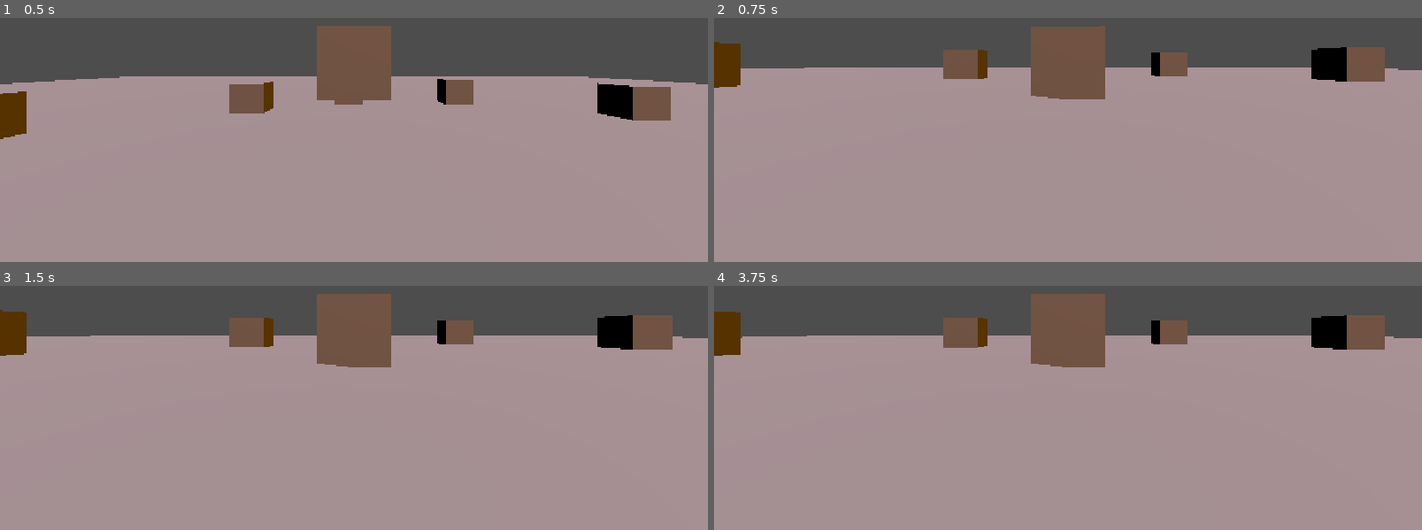
Above: before the commit, frames 1-4 (two rows, left to right).
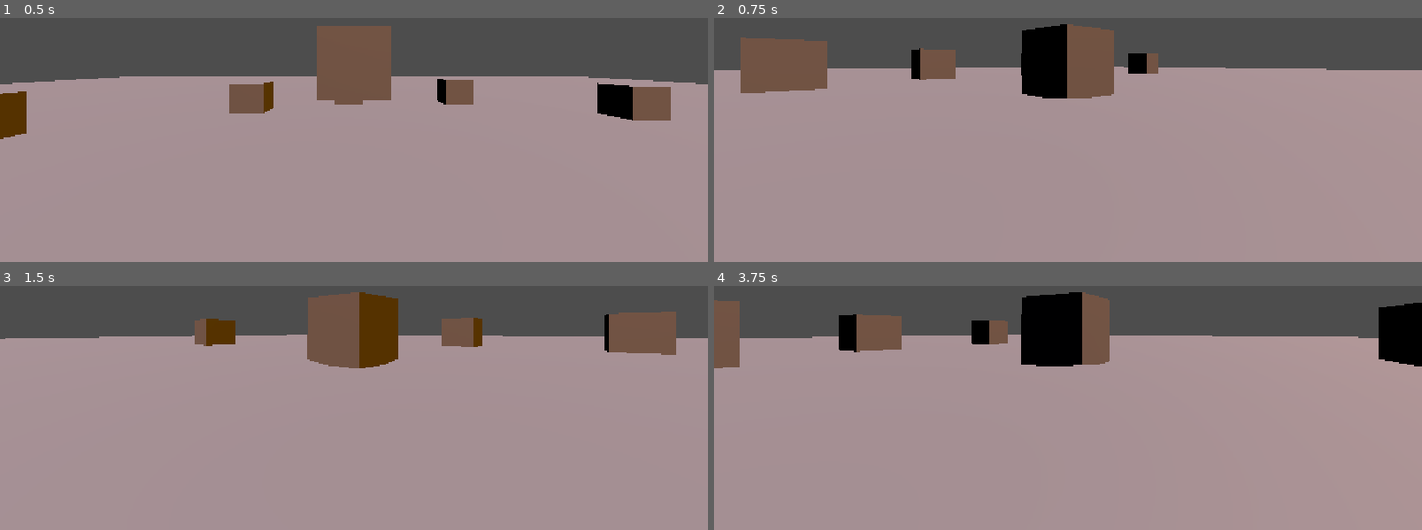
Above: after the commit, the same moments.

Repository: Sgedelta/orbscape
Game: Godot game, scene res://assets/random_bs_go/testing_deforming.tscn
Same seed, same stepped clock (60 frames per second), same inputs: the game is played once before the commit and once after it. The project has no main scene, so this scene is started directly.
Inputs (mouse positions are in pixels of both pictures, inside the frame that each line leads up to):
- Up to frame 1 (0.5 s): no input
- Up to frame 2 (0.75 s): tap Enter at 0.5 s; move the mouse to (1223, 42) at 0.52 s; tap Mouse wheel down (backward) at 0.6 s; click (1223, 42) at 0.67 s
- Up to frame 3 (1.5 s): tap Space at 1.25 s; move the mouse to (212, 351) at 1.27 s; tap Mouse wheel up (forward) at 1.35 s; click (212, 351) at 1.42 s
- Up to frame 4 (3.75 s): tap Enter at 2, 3.5 s; move the mouse to (outside the picture) at 2.02 s; tap Mouse wheel down (backward) at 2.1, 3.6 s; click (outside the picture) at 2.17 s; tap Space at 2.75 s; move the mouse to (1032, 410) at 2.77 s; tap Mouse wheel up (forward) at 2.85 s; click (1032, 410) at 2.92 s; move the mouse to (1280, 390) at 3.52 s; click (1280, 390) at 3.67 s

Frame 1 is identical in both runs. In frame 2, 8.9% of the frame differs, in the area x 0-97%, y 2-34%; in frame 3, 5.4%; in frame 4, 9.5%, in the area x 0-100%, y 2-34%.

Commit message:
stole the camera controller and merged

Diff:
--- a/assets/random_bs_go/camera_controller.gd
+++ /dev/null
@@ -1,26 +0,0 @@
-extends Node3D
-
-@export var sensitivity = .003;
-@export var lower_limit = deg_to_rad(-30)
-@export var upper_limit = deg_to_rad(30)
-
-@onready var arm = $SpringArm
-
-# Called when the node enters the scene tree for the first time.
-func _ready() -> void:
-	pass # Replace with function body.
-
-
-# Called every frame. 'delta' is the elapsed time since the previous frame.
-func _process(delta: float) -> void:
-	pass
-
-
-func _unhandled_input(event: InputEvent) -> void:
-	if event is InputEventMouseMotion and Input.mouse_mode == Input.MOUSE_MODE_CAPTURED:
-		var rot_y = event.relative.y
-		var rot_x = event.relative.x
-
-
-
-	pass
--- a/assets/random_bs_go/testing_deforming.tscn
+++ b/assets/random_bs_go/testing_deforming.tscn
@@ -1,7 +1,7 @@
 [gd_scene format=3 uid="uid://bf01a8u61k32i"]
 
 [ext_resource type="Script" uid="uid://bstvd5dehp8po" path="res://assets/random_bs_go/test_player_controller.gd" id="1_p7kt0"]
-[ext_resource type="Script" uid="uid://t5ifmm1isyjj" path="res://assets/random_bs_go/camera_controller.gd" id="2_leiga"]
+[ext_resource type="Script" uid="uid://j3ernkib7hnm" path="res://assets/random_bs_go/camera.gd" id="2_leiga"]
 
 [sub_resource type="BoxMesh" id="BoxMesh_bnkmg"]
 size = Vector3(50, 0.2, 50)
@@ -142,9 +142,10 @@
 update_rotation = false
 update_scale = false
 
-[node name="CameraController" type="Node3D" parent="." unique_id=126044423]
+[node name="CameraController" type="Node3D" parent="." unique_id=126044423 node_paths=PackedStringArray("target")]
 transform = Transform3D(1, 0, 0, 0, 1, 0, 0, 0, 1, 0, 2.7584229, 0)
 script = ExtResource("2_leiga")
+target = NodePath("../RigidBody3D")
 
 [node name="SpringArm" type="SpringArm3D" parent="CameraController" unique_id=2059529842]
 spring_length = 4.0
Not shown, removed: assets/random_bs_go/camera_controller.gd.uid
